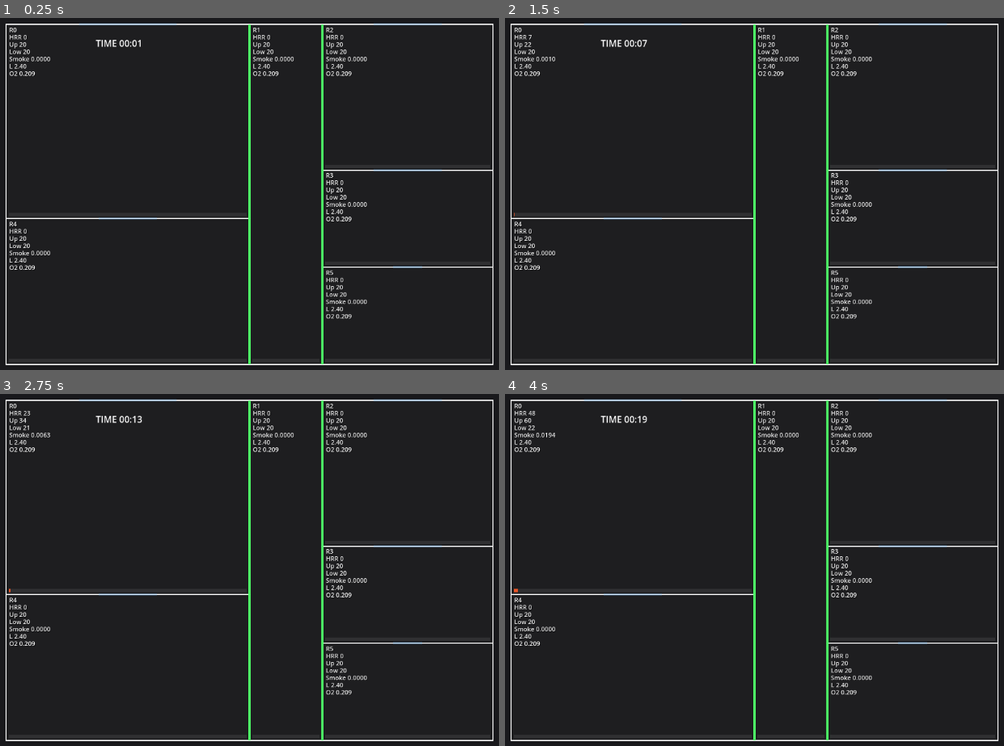
Above: before the commit, frames 1-4 (two rows, left to right).
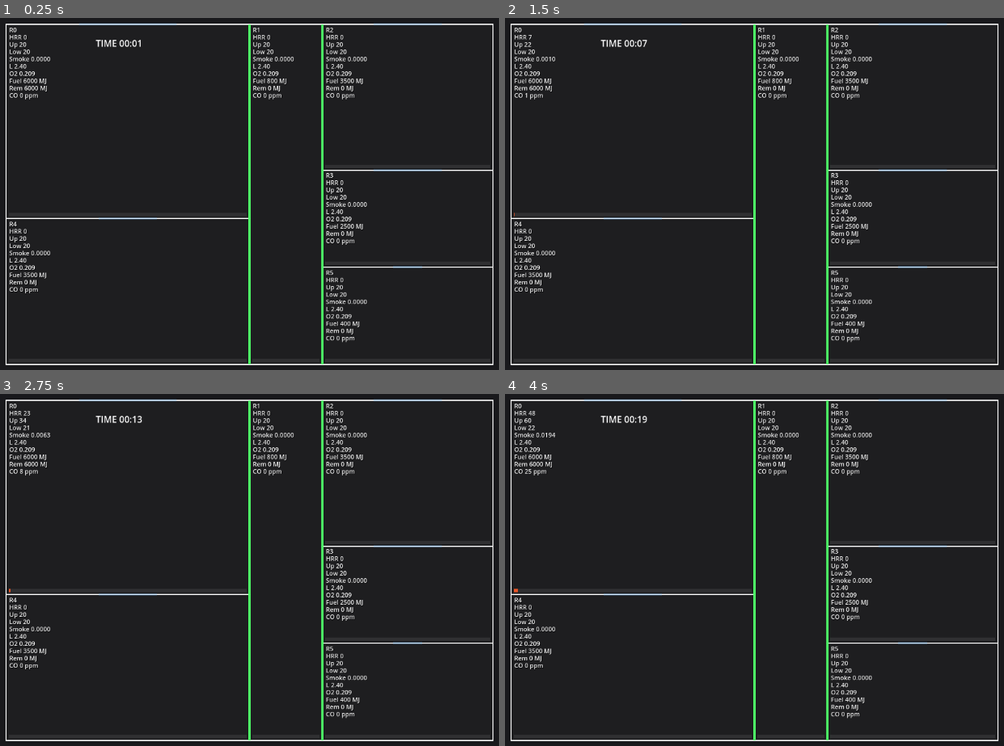
Above: after the commit, the same moments.

Repository: pkt-dangpv/simufire
Game: Godot game, scene res://main.tscn
Two runs of this game, one before a commit and one after it. Both use one fixed random seed, a clock stepped at 60 frames per second and the inputs below.
Inputs:
- Up to frame 1 (0.25 s): no input
- Up to frame 2 (1.5 s): tap Enter at 0.5 s; tap Space at 1.25 s
- Up to frame 3 (2.75 s): tap Enter at 2 s
- Up to frame 4 (4 s): tap Space at 2.75 s; tap Enter at 3.5 s

The runs differ from the first frame. In frame 1, 1.0% of the frame differs, in the area x 1-73%, y 17-93%; in frame 2, 1.0%; in frame 3, 1.0%; in frame 4, 1.0%.

Commit message:
Track CO and per-room fuel; add thermal exchange
Add per-room fuel and CO tracking and transport, plus convective heat exchange between rooms. RoomModel: introduce fuel_energy_MJ, max_hrr_kw and co_kg. BuildingTemplate: populate example fuel_energy_MJ and max_hrr_kw for rooms. BuildingModel: load optional fuel/max_hrr from templates. SimulationEngine: use room-specific max_hrr and fuel when igniting; add CO yields (base and max) and generate CO proportional to energy released (higher yield under low-O2); transport CO with smoke flows and venting; clamp CO and expose CO ppm and remaining fuel in state and logs. Adjust flashover secondary HRR scaling to account for room size. Visualizer: display fuel, remaining fuel and CO ppm in room labels. Overall: enables fuel-limited fires, CO exposure logging/visualization, and bidirectional convective thermal exchange through interior openings.

Diff:
--- a/sim/BuildingModel.gd
+++ b/sim/BuildingModel.gd
@@ -84,6 +84,11 @@
 			rect_m,
 			float(room_data["height_m"])
 		)
+		# Carga de combustible — opcional en template (0.0 = usa default del engine)
+		if room_data.has("fuel_energy_MJ"):
+			rooms[room_id].fuel_energy_MJ = float(room_data["fuel_energy_MJ"])
+		if room_data.has("max_hrr_kw"):
+			rooms[room_id].max_hrr_kw = float(room_data["max_hrr_kw"])
 
 	# Aperturas
 	for op_data in data.get("openings_data", []):
--- a/sim/building/RoomModel.gd
+++ b/sim/building/RoomModel.gd
@@ -33,6 +33,16 @@
 var smoke_prod_kg_s: float = 0.0
 var h_layer_m: float = 2.5
 
+# Monóxido de carbono — masa en la sala (kg)
+# Se convierte a ppm en SimulationEngine para exposición y log.
+var co_kg: float = 0.0
+
+# Carga de combustible y límite de HRR — se asignan desde la plantilla según kind
+# fuel_energy_MJ: energía total disponible. 0.0 = usa el valor por defecto del engine.
+# max_hrr_kw: tasa máxima de liberación de calor. 0.0 = usa el valor por defecto del engine.
+var fuel_energy_MJ: float = 0.0
+var max_hrr_kw: float = 0.0
+
 # Fuego
 var fire: FireModel = null
 var fire_time_s: float = 0.0
--- a/sim/core/SimulationEngine.gd
+++ b/sim/core/SimulationEngine.gd
@@ -54,6 +54,12 @@
 @export var fire_o2_consumption_kg_per_MJ: float = 0.076  # Regla de Thornton: 1/13.1 MJ/kgO2
 @export var fire_smoke_yield_kg_per_MJ: float = 0.06
 
+# Rendimiento de CO
+# Combustión bien ventilada (O2 nominal): ~0.004 kg/MJ (madera seca, ISO 19706)
+# Combustión en déficit de O2 (ventilation-controlled): ~0.20 kg/MJ
+@export var co_base_yield_kg_per_MJ: float = 0.004
+@export var co_max_yield_kg_per_MJ: float = 0.20
+
 # Umbral de extinción: si el HRR real cae por debajo durante fire_extinction_delay_s
 # segundos, el fuego se considera extinto (modela apagado por falta de ventilación).
 @export var fire_extinction_hrr_kw: float = 8.0
@@ -237,7 +243,8 @@
 
 	var fire: FireModel = FireModel.new()
 	fire.growth_alpha_kw_s2 = fire_alpha_kw_s2
-	fire.max_hrr_kw = fire_max_hrr_kw
+	# max_hrr_kw: usa el valor de la sala si está definido, si no el global del engine
+	fire.max_hrr_kw = room.max_hrr_kw if room.max_hrr_kw > 0.0 else fire_max_hrr_kw
 	fire.secondary_hrr_gain_kw = fire_secondary_hrr_gain_kw
 	fire.flashover_hrr_multiplier = fire_flashover_hrr_multiplier
 	fire.flashover_min_hrr_kw = fire_flashover_min_hrr_kw
@@ -245,6 +252,8 @@
 	fire.o2_min_for_flame = fire_o2_min_for_flame
 	fire.smoke_yield_kg_per_MJ = fire_smoke_yield_kg_per_MJ
 	fire.o2_consumption_kg_per_MJ = fire_o2_consumption_kg_per_MJ
+	# Carga de combustible específica de la sala (MJ según tipo y área)
+	fire.fuel_energy_MJ = room.fuel_energy_MJ if room.fuel_energy_MJ > 0.0 else fire.fuel_energy_MJ
 	fire.remaining_fuel_MJ = fire.fuel_energy_MJ
 
 	room.fire = fire
@@ -335,6 +344,11 @@
 			room.fire_low_hrr_time_s = 0.0
 
 		var energy_released_MJ: float = room.hrr_kw * dt / 1000.0
+
+		# Generación de CO: mayor rendimiento con poco O2 (combustión incompleta)
+		var co_yield: float = lerpf(co_max_yield_kg_per_MJ, co_base_yield_kg_per_MJ, o2_factor)
+		room.co_kg += co_yield * energy_released_MJ
+
 		fire.remaining_fuel_MJ -= energy_released_MJ
 		fire.remaining_fuel_MJ = maxf(0.0, fire.remaining_fuel_MJ)
 
@@ -412,7 +426,11 @@
 	# La altura de capa NO es criterio de flashover — se eliminó esa condición.
 	if hot_enough and enough_hrr:
 		room.flashover_triggered = true
-		room.fire.max_hrr_kw += room.fire.secondary_hrr_gain_kw
+		# Escalar la ganancia secundaria en proporción al tamaño de la habitación.
+		# Evita que habitaciones pequeñas (pasillo, baño) reciban el mismo
+		# secondary_hrr_gain que la habitación de referencia (fire_max_hrr_kw).
+		var gain: float = room.fire.secondary_hrr_gain_kw * (room.fire.max_hrr_kw / fire_max_hrr_kw)
+		room.fire.max_hrr_kw += gain
 		room.hrr_kw *= room.fire.flashover_hrr_multiplier
 		# Sincronizar fire_time con el HRR boosted para que la curva t² no retroceda
 		var t_to_hrr: float = sqrt(room.hrr_kw / maxf(0.001, room.fire.growth_alpha_kw_s2))
@@ -569,6 +587,60 @@
 		room.temp_lower_c = maxf(building.outside_temp_c, room.temp_lower_c)
 		room.temp_lower_c = minf(room.temp_lower_c, room.temp_upper_c)
 
+	# --------------------------------------------------------
+	# Transferencia convectiva entre habitaciones a través de
+	# aperturas interiores abiertas (efecto chimenea bidireccional).
+	# Usa la misma fórmula de flujo boyante que _step_oxygen.
+	# --------------------------------------------------------
+	var g_grav: float = 9.8
+	var rho_air: float = 1.2  # kg/m³
+
+	for op in building.get_openings():
+		if op.open_fraction <= 0.0:
+			continue
+		if op.a == BuildingModel.OUTSIDE_ID or op.b == BuildingModel.OUTSIDE_ID:
+			continue
+
+		var room_a: RoomModel = building.get_room(op.a)
+		var room_b: RoomModel = building.get_room(op.b)
+		if room_a == null or room_b == null:
+			continue
+
+		var hot_room: RoomModel
+		var cold_room: RoomModel
+		if room_a.temp_upper_c >= room_b.temp_upper_c:
+			hot_room = room_a
+			cold_room = room_b
+		else:
+			hot_room = room_b
+			cold_room = room_a
+
+		var lintel_m: float = op.lintel_height_m()
+		var hot_band_m: float = maxf(0.0, lintel_m - hot_room.h_layer_m)
+		if hot_band_m <= 0.0:
+			continue
+
+		var t_hot_k: float = hot_room.temp_upper_c + 273.15
+		var t_cold_k: float = cold_room.temp_upper_c + 273.15
+		var delta_t_k: float = maxf(0.0, t_hot_k - t_cold_k)
+		if delta_t_k < 2.0:
+			continue
+
+		var area_eff: float = op.width_m * minf(hot_band_m, op.height_m) * op.open_fraction
+		var q_vol: float = 0.65 * 0.5 * area_eff * sqrt(g_grav * hot_band_m * delta_t_k / ((t_hot_k + t_cold_k) * 0.5))
+		var mass_exch: float = q_vol * rho_air * dt
+
+		var m_hot_kg: float = maxf(1.0, hot_room.volume_m3() * rho_air)
+		var m_cold_kg: float = maxf(1.0, cold_room.volume_m3() * rho_air)
+
+		# Limitar para evitar sobreoscilación: no puede transferirse más calor
+		# del que equilibraría ambas habitaciones en un solo paso.
+		var max_exch: float = (m_hot_kg * m_cold_kg) / (m_hot_kg + m_cold_kg)
+		mass_exch = minf(mass_exch, max_exch)
+
+		hot_room.temp_upper_c -= mass_exch * delta_t_k / m_hot_kg
+		cold_room.temp_upper_c += mass_exch * delta_t_k / m_cold_kg
+
 # ============================================================
 # VENTILACIÓN PULSANTE POR FUGAS EN VENTANAS
 # ============================================================
@@ -659,9 +731,11 @@
 
 func _step_smoke(dt: float) -> void:
 	var smoke_delta_kg: Dictionary = {}
+	var co_delta_kg: Dictionary = {}
 
 	for room_id in building.get_rooms().keys():
 		smoke_delta_kg[int(room_id)] = 0.0
+		co_delta_kg[int(room_id)] = 0.0
 
 	for room_id in building.get_rooms().keys():
 		var room: RoomModel = building.get_room(room_id)
@@ -690,6 +764,11 @@
 			if vented_kg > 0.0:
 				smoke_delta_kg[room_out.id] -= vented_kg
 				smoke_vented_total_kg += vented_kg
+
+				# CO ventilado proporcionalmente al humo que sale
+				if room_out.smoke_kg > 0.001:
+					var vent_frac: float = minf(1.0, vented_kg / room_out.smoke_kg)
+					co_delta_kg[room_out.id] -= vent_frac * room_out.co_kg
 
 				if room_out.smoke_kg > 0.0:
 					var heat_loss_factor: float = vented_kg / (room_out.smoke_kg + 0.1)
@@ -790,6 +869,12 @@
 			target.o2 = lerpf(target.o2, source.o2, o2_mix_factor)
 			source.o2 = lerpf(source.o2, target.o2, o2_mix_factor)
 
+			# CO viaja con el flujo de humo (misma proporción)
+			if source.smoke_kg > 0.001:
+				var co_moved: float = minf(kg / source.smoke_kg, 1.0) * source.co_kg
+				co_delta_kg[from_id] -= co_moved
+				co_delta_kg[to_id] += co_moved
+
 	for room_id in building.get_rooms().keys():
 		var room: RoomModel = building.get_room(room_id)
 		if room == null:
@@ -797,6 +882,9 @@
 
 		room.smoke_kg += float(smoke_delta_kg[int(room_id)])
 		room.smoke_kg = maxf(0.0, room.smoke_kg)
+
+		room.co_kg += float(co_delta_kg[int(room_id)])
+		room.co_kg = maxf(0.0, room.co_kg)
 
 		if room.h_layer_m < 0.5:
 			room.smoke_kg *= 0.98
@@ -857,6 +945,7 @@
 		room.hrr_kw = maxf(0.0, room.hrr_kw)
 		room.smoke_prod_kg_s = maxf(0.0, room.smoke_prod_kg_s)
 		room.smoke_kg = maxf(0.0, room.smoke_kg)
+		room.co_kg = maxf(0.0, room.co_kg)
 
 # ============================================================
 # ESTADO AGREGADO
@@ -892,7 +981,11 @@
 			"smoke_prod_kg_s": room.smoke_prod_kg_s,
 
 			"has_fire": room.fire != null,
-			"flashover_triggered": room.flashover_triggered
+			"flashover_triggered": room.flashover_triggered,
+
+			"fuel_energy_MJ": room.fuel_energy_MJ,
+			"remaining_fuel_MJ": room.fire.remaining_fuel_MJ if room.fire != null else 0.0,
+			"co_ppm": room.co_kg * 29.0e6 / maxf(0.1, room.volume_m3() * 1.2 * 28.0)
 		}
 	return state
 
@@ -926,14 +1019,16 @@
 		if room == null:
 			continue
 
-		var line := "ROOM %s | HRR=%.2f | Up=%.2f | Low=%.2f | Smoke=%.4f | Layer=%.2f | O2=%.4f" % [
+		var co_ppm_log: float = room.co_kg * 29.0e6 / maxf(0.1, room.volume_m3() * 1.2 * 28.0)
+		var line := "ROOM %s | HRR=%.2f | Up=%.2f | Low=%.2f | Smoke=%.4f | Layer=%.2f | O2=%.4f | CO=%.0fppm" % [
 			str(room.id),
 			room.hrr_kw,
 			room.temp_upper_c,
 			room.temp_lower_c,
 			room.smoke_kg,
 			room.h_layer_m,
-			room.o2
+			room.o2,
+			co_ppm_log
 		]
 		file.store_line(line)
 
--- a/sim/templates/BuildingTemplate.gd
+++ b/sim/templates/BuildingTemplate.gd
@@ -28,12 +28,24 @@
 	# ----------------------------
 	# ROOMS
 	# ----------------------------
+	# fuel_energy_MJ: carga de combustible total (área × densidad de carga térmica)
+	# max_hrr_kw:     tasa máxima de liberación de calor físicamente posible en la sala
+	#
+	# Valores de referencia (EN 1991-1-2 / SFPE):
+	#   Salón   20m² × 300 MJ/m² = 6000 MJ  — muebles tapizados, madera, textiles
+	#   Pasillo 11m² ×  75 MJ/m² =  800 MJ  — poco combustible
+	#   Dormit. 10m² × 350 MJ/m² = 3500 MJ  — camas, armarios, textiles
+	#   Cocina  15m² × 230 MJ/m² = 3500 MJ  — menos madera, grasa acelera
+	#   Baño     7m² ×  55 MJ/m² =  400 MJ  — casi solo plásticos
+
 	rooms_data.append({
 		"id": 0,
 		"name": "Salon",
 		"kind": "salon",
 		"rect": r_salon,
-		"height_m": 2.4
+		"height_m": 2.4,
+		"fuel_energy_MJ": 6000.0,
+		"max_hrr_kw": 3000.0
 	})
 
 	rooms_data.append({
@@ -41,7 +53,9 @@
 		"name": "Pasillo",
 		"kind": "pasillo",
 		"rect": r_pasillo,
-		"height_m": 2.4
+		"height_m": 2.4,
+		"fuel_energy_MJ": 800.0,
+		"max_hrr_kw": 600.0
 	})
 
 	rooms_data.append({
@@ -49,7 +63,9 @@
 		"name": "Dormitorio1",
 		"kind": "dormitorio",
 		"rect": r_dorm1,
-		"height_m": 2.4
+		"height_m": 2.4,
+		"fuel_energy_MJ": 3500.0,
+		"max_hrr_kw": 2000.0
 	})
 
 	rooms_data.append({
@@ -57,7 +73,9 @@
 		"name": "Dormitorio2",
 		"kind": "dormitorio",
 		"rect": r_dorm2,
-		"height_m": 2.4
+		"height_m": 2.4,
+		"fuel_energy_MJ": 2500.0,
+		"max_hrr_kw": 1800.0
 	})
 
 	rooms_data.append({
@@ -65,7 +83,9 @@
 		"name": "Cocina",
 		"kind": "cocina",
 		"rect": r_cocina,
-		"height_m": 2.4
+		"height_m": 2.4,
+		"fuel_energy_MJ": 3500.0,
+		"max_hrr_kw": 2500.0
 	})
 
 	rooms_data.append({
@@ -73,7 +93,9 @@
 		"name": "Bano",
 		"kind": "bano",
 		"rect": r_bano,
-		"height_m": 2.4
+		"height_m": 2.4,
+		"fuel_energy_MJ": 400.0,
+		"max_hrr_kw": 400.0
 	})
 
 	# ----------------------------
--- a/view/Visualizer.gd
+++ b/view/Visualizer.gd
@@ -258,6 +258,9 @@
 	var hrr: float = float(rs.get("hrr_kw", 0.0))
 	var o2v: float = float(rs.get("o2", 0.0))
 	var room_name: String = String(rs.get("name", ""))
+	var fuel_mj: float = float(rs.get("fuel_energy_MJ", 0.0))
+	var rem_mj: float = float(rs.get("remaining_fuel_MJ", 0.0))
+	var co_ppm: float = float(rs.get("co_ppm", 0.0))
 
 	var lines: Array[String] = []
 
@@ -272,6 +275,9 @@
 	lines.append("Smoke %.4f" % sm)
 	lines.append("L %.2f" % lay)
 	lines.append("O2 %.3f" % o2v)
+	lines.append("Fuel %.0f MJ" % fuel_mj)
+	lines.append("Rem %.0f MJ" % rem_mj)
+	lines.append("CO %.0f ppm" % co_ppm)
 
 	var base_pos: Vector2 = rpx.position + room_label_offset
 
